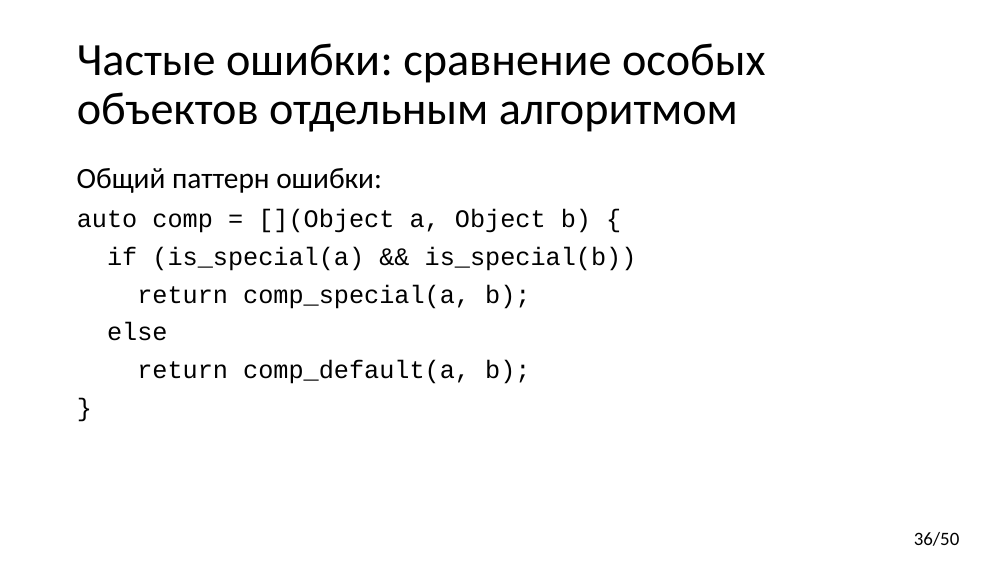
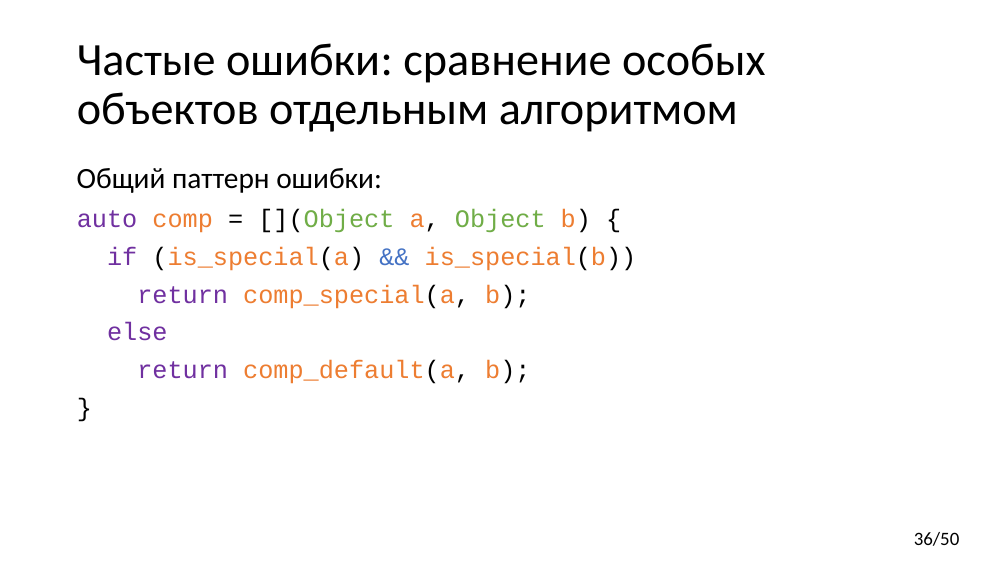
Before and after one commit to yugr/CppRussia, a slide deck: slide 36 of 2023/RU.pptx. Drawn at 1008x567 pixels with LibreOffice and Linux fonts; fonts in the diff are those of the drawing. Boxes give left, top, right and bottom in pixels: in the first picture for what was removed or moved away, otherwise in the second. Text is boxed around its words. In the diff, an @@ line names an element or a change of style, - is before the commit and + after.

Commit message:
Format code examples.

```diff
--- a/2023/RU.pptx
+++ b/2023/RU.pptx
@@ text at bbox=[77, 209, 637, 384]: text colour #000000 to #7030A0 in "auto", "if", "return", "else" and 1 more places; text colour #000000 to #ED7D31 in "comp a, b)", "(is_special(a) is_special(b))", "comp_special(a, b);", "comp_default(a, b);"; text colour #000000 to #70AD47 in "[](Object Object"; text colour #000000 to #4472C4 in "&&" @@
```
Also in this commit, not shown: 22 other slides changed.
